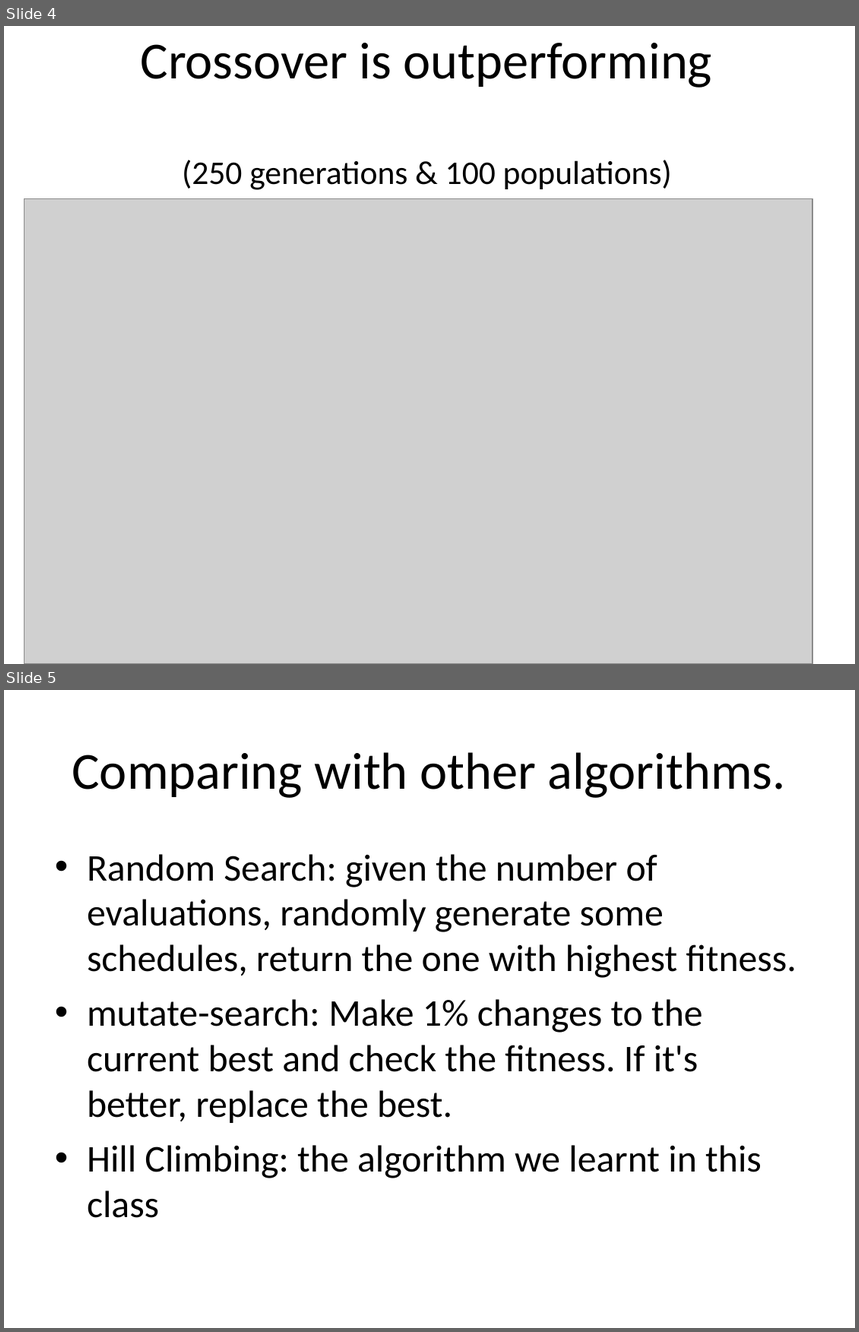
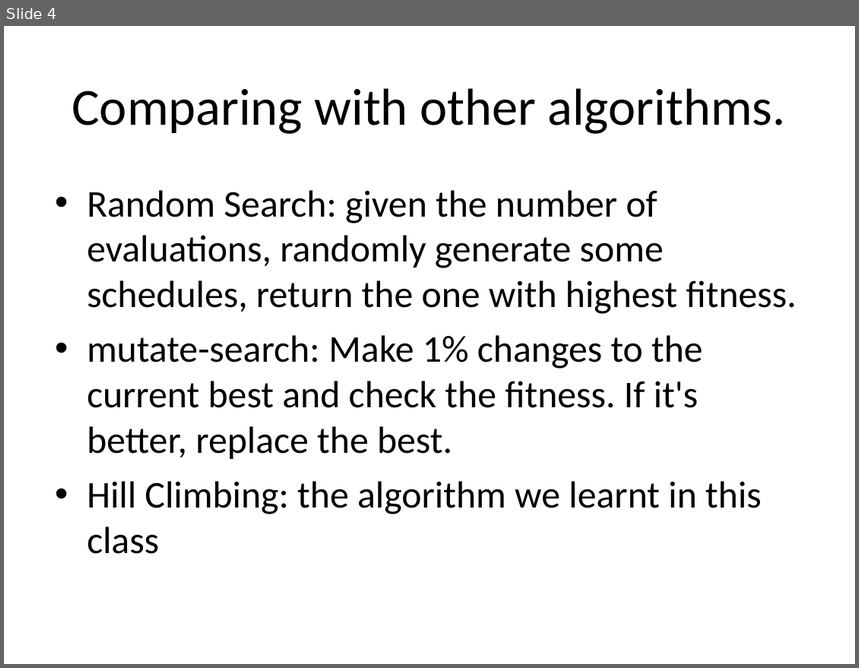
Before and after one commit to akokcam/csc384-genetic-algorithms-project, a slide deck: GA_TestBench/Data Files/presentation.ppt. Shown one above the other, each under a label of ours: slides 4 and 5 before the commit, slide 4 after it. The pictures are 859x1332 and 859x668 pixels, drawn with LibreOffice and Linux fonts; fonts in the diff are those of the drawing; grey boxes stand for pictures. Boxes give left, top, right and bottom in pixels: in the first picture for what was removed or moved away, otherwise in the second. Text is boxed around its words. In the diff, an @@ line names an element or a change of style, - is before the commit and + after.

```diff
--- a/GA_TestBench/Data Files/presentation.ppt
+++ b/GA_TestBench/Data Files/presentation.ppt
@@ slide 4 removed at box(4, 26, 855, 664), background #FFFFFF @@
@@ title removed at box(141, 43, 712, 190) @@
-Crossover is outperforming
-(250 generations & 100 populations)
@@ picture removed at box(24, 199, 813, 664) @@
@@ what was slide 5 is now slide 4 @@
```
Also in this commit, not shown: 2 slides changed, 5 slides added, 2 other slides removed, 1 other file.
